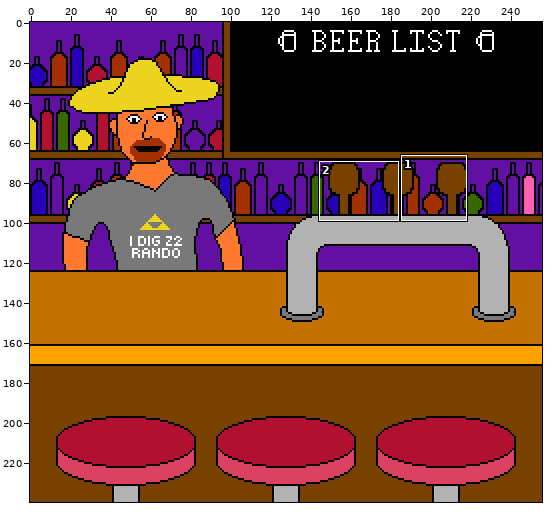
Pixel-art file -- content/bar.ase. Above, an overview of the earlier version with the close-up marked.
Close-up. Before the edit:
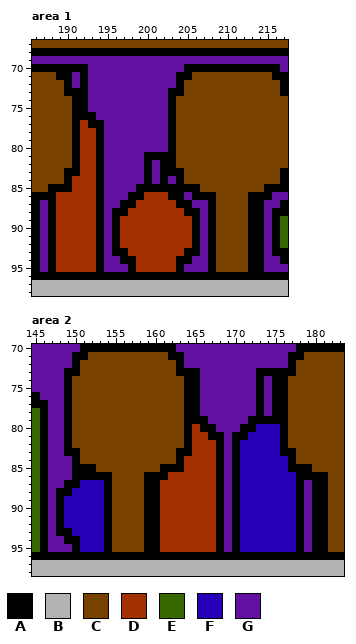
256x240 pixels, 1 frame. Shown: area 1: x 186..217, y 67..98; area 2: x 145..183, y 70..98.
Visible layers, top first: "taps", "stools redo", "Bar", "Hat", "Bartender", "behind".
Palette (. is transparent): A #000000  B #b2b2b2  C #794100  D #a23000  E #386900  F #2800ba  G #6110a2
Pixels before, area 1, first column x 186:
67 CCCCCCCCCCCCCCCCCCCCCCCCCCCCCCCC
68 AAAAAAAAAAAAAAAAAAAAAAAAAAAAAAAA
69 GGGGGGGGGGGGGGGGGGGGGGGGGGGGGGGG
70 AAAAAAAGGGGGGGGGGGGAAAAAAAAAAAAG
71 CCCAAGAGGGGGGGGGGGAACCCCCCCCCCAA
72 CCCCAGAGGGGGGGGGGGACCCCCCCCCCCCA
73 CCCCAAAGGGGGGGGGGAACCCCCCCCCCCCA
74 CCCCCAAGGGGGGGGGGACCCCCCCCCCCCCC
75 CCCCCAAGGGGGGGGGGACCCCCCCCCCCCCC
76 CCCCCAAAGGGGGGGGGACCCCCCCCCCCCCC
77 CCCCCADAAGGGGGGGGACCCCCCCCCCCCCC
78 CCCCCADDAGGGGGGGGACCCCCCCCCCCCCC
79 CCCCCADDAGGGGGGGGACCCCCCCCCCCCCC
80 CCCCCADDAGGGGGGGGACCCCCCCCCCCCCC
81 CCCCCADDAGGGGGAAAACCCCCCCCCCCCCC
82 CCCCCADDAGGGGGAGAACCCCCCCCCCCCCC
83 CCCCAADDAGGGGGAGAAACCCCCCCCCCCCA
84 CCCCADDDAGGGGGAGAGACCCCCCCCCCCCA
85 CCAAADDDAGGGGAAAAAAAACCCCCCCCAAA
86 AAADDDDDAGGGAADDDAAGAAACCCCAAAGG
87 AGADDDDDAGGAADDDDDAAGGACCCCAAGGA
88 AGADDDDDAGAADDDDDDDAAGACCCCAAGAA
89 AGADDDDDAGADDDDDDDDDAGACCCCAAGAE
90 AGADDDDDAGADDDDDDDDDAGACCCCAAGAE
91 AGADDDDDAGADDDDDDDDDAGACCCCAAGAE
92 AGADDDDDAGADDDDDDDDDAGACCCCAAGAE
93 AGADDDDDAGAADDDDDDDAAGACCCCAAGAA
94 AGADDDDDAGGAADDDDDAAGGACCCCAAGGA
95 AGADDDDDAGGGADDDDDAGGGACCCCAAGGG
96 AAAAAAAAAAAAAAAAAAAAAAAAAAAAAAAA
97 BBBBBBBBBBBBBBBBBBBBBBBBBBBBBBBB
98 BBBBBBBBBBBBBBBBBBBBBBBBBBBBBBBB
Pixels before, area 2, first column x 145:
70 GGGGGGAAAAAAAAAAAAGGGGGGGGGGGGGGGAAAAAA
71 GGGGGAACCCCCCCCCCAAGGGGGGGGGGGGGAACCCCC
72 GGGGGACCCCCCCCCCCCAGGGGGGGGGGGGGACCCCCC
73 GGGGAACCCCCCCCCCCCAAAGGGGGGGAAAAACCCCCC
74 GGGGACCCCCCCCCCCCCCAAGGGGGGGAGAACCCCCCC
75 GGGGACCCCCCCCCCCCCCAAGGGGGGGAGAACCCCCCC
76 AGGGACCCCCCCCCCCCCCAAGGGGGGGAGAACCCCCCC
77 AAGGACCCCCCCCCCCCCCAAGGGGGGGAGAACCCCCCC
78 EAGGACCCCCCCCCCCCCCAAGGGGGGGAGAACCCCCCC
79 EAGGACCCCCCCCCCCCCCAAAGGGGGAAAAACCCCCCC
80 EAGGACCCCCCCCCCCCCCADAAGGGAAFFFACCCCCCC
81 EAGGACCCCCCCCCCCCCCADDAAGAAFFFFACCCCCCC
82 EAGGACCCCCCCCCCCCCCADDDAGAFFFFFACCCCCCC
83 EAGGAACCCCCCCCCCCCAADDDAGAFFFFFAACCCCCC
84 EAGGGACCCCCCCCCCCCADDDDAGAFFFFFFACCCCCC
85 EAGGGAAACCCCCCCCAAADDDDAGAFFFFFFAAACCCC
86 EAGGGAAAAACCCCAAADDDDDDAGAFFFFFFFAAAACC
87 EAGGAAFFFACCCCAADDDDDDDAGAFFFFFFFAGAACC
88 EAGAAFFFFACCCCAADDDDDDDAGAFFFFFFFAGAACC
89 EAGAFFFFFACCCCAADDDDDDDAGAFFFFFFFAGAACC
90 EAGAFFFFFACCCCAADDDDDDDAGAFFFFFFFAGAACC
91 EAGAFFFFFACCCCAADDDDDDDAGAFFFFFFFAGAACC
92 EAGAFFFFFACCCCAADDDDDDDAGAFFFFFFFAGAACC
93 EAGAAFFFFACCCCAADDDDDDDAGAFFFFFFFAGAACC
94 EAGGAAFFFACCCCAADDDDDDDAGAFFFFFFFAGAACC
95 EAGGGAFFFACCCCAADDDDDDDAGAFFFFFFFAGAACC
96 AAAAAAAAAAAAAAAAAAAAAAAAAAAAAAAAAAAAAAA
97 BBBBBBBBBBBBBBBBBBBBBBBBBBBBBBBBBBBBBBB
98 BBBBBBBBBBBBBBBBBBBBBBBBBBBBBBBBBBBBBBB
The result:
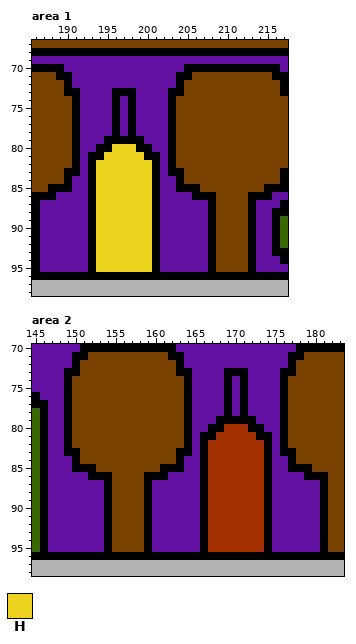
Colours new in this view: H #ebd320
The edit:
Area 1, layer "behind":
y 70: x 190..192 AAA -> GGG
y 71..72: x 192 A -> G
y 73: x 192 A -> G; x 196..198 GGG -> AAA
y 74..75: x 192 A -> G; x 196 G -> A; x 198 G -> A
y 76: x 192..193 AA -> GG; x 196 G -> A; x 198 G -> A
y 77: x 192..194 DAA -> GGG; x 196 G -> A; x 198 G -> A
y 78: x 192..194 DDA -> GGG; x 196 G -> A; x 198 G -> A
y 79: x 192..199 DDAGGGGG -> GGGAAAAA
y 80: x 192..193 DD -> GG; x 195..200 GGGGGG -> AHHHAA
y 81: x 192..193 DD -> GA; x 195..199 GGGGG -> HHHHH; x 202 A -> G
y 82..83: x 192..202 DDAGGGGGAGA -> GAHHHHHHHAG
y 84: x 191..202 DDDAGGGGGAGA -> GGAHHHHHHHAG
y 85: x 191..200 DDDAGGGGAA -> GGAHHHHHHH; x 202..203 AA -> GG
y 86: x 189..204 DDDDDAGGGAADDDAA -> GGGGAHHHHHHHAGGG
y 87: x 188..205 ADDDDDAGGAADDDDDAA -> GGGGGAHHHHHHHAGGGG; x 214 A -> G
y 88: x 188..206 ADDDDDAGAADDDDDDDAA -> GGGGGAHHHHHHHAGGGGG; x 214 A -> G
y 89..92: x 188..206 ADDDDDAGADDDDDDDDDA -> GGGGGAHHHHHHHAGGGGG; x 214 A -> G
y 93: x 188..206 ADDDDDAGAADDDDDDDAA -> GGGGGAHHHHHHHAGGGGG; x 214 A -> G
y 94: x 188..205 ADDDDDAGGAADDDDDAA -> GGGGGAHHHHHHHAGGGG; x 214 A -> G
y 95: x 188..204 ADDDDDAGGGADDDDDA -> GGGGGAHHHHHHHAGGG; x 214 A -> G
Area 2, layer "behind":
y 73: x 165 A -> G; x 169..171 GGG -> AAA; x 173..175 AAA -> GGG
y 74..78: x 165 A -> G; x 169 G -> A; x 171 G -> A; x 173 A -> G; x 175 A -> G
y 79: x 165..166 AA -> GG; x 168..171 GGGG -> AAAA; x 173..175 AAA -> GGG
y 80: x 165..166 DA -> GG; x 168..171 GGGA -> ADDD; x 173..175 FFF -> AGG
y 81: x 165..166 DD -> GA; x 168..175 AGAAFFFF -> DDDDDAAG
y 82..83: x 165..166 DD -> GA; x 168..175 AGAFFFFF -> DDDDDDAG
y 84..85: x 164..166 DDD -> GGA; x 168..176 AGAFFFFFF -> DDDDDDAGG
y 86: x 150..151 AA -> GG; x 162..166 DDDDD -> GGGGA; x 168..178 AGAFFFFFFFA -> DDDDDDAGGGG
y 87: x 149..153 AAFFF -> GGGGG; x 160..166 ADDDDDD -> GGGGGGA; x 168..178 AGAFFFFFFFA -> DDDDDDAGGGG; x 180 A -> G
y 88: x 148..153 AAFFFF -> GGGGGG; x 160..166 ADDDDDD -> GGGGGGA; x 168..178 AGAFFFFFFFA -> DDDDDDAGGGG; x 180 A -> G
y 89..92: x 148..153 AFFFFF -> GGGGGG; x 160..166 ADDDDDD -> GGGGGGA; x 168..178 AGAFFFFFFFA -> DDDDDDAGGGG; x 180 A -> G
y 93: x 148..153 AAFFFF -> GGGGGG; x 160..166 ADDDDDD -> GGGGGGA; x 168..178 AGAFFFFFFFA -> DDDDDDAGGGG; x 180 A -> G
y 94: x 149..153 AAFFF -> GGGGG; x 160..166 ADDDDDD -> GGGGGGA; x 168..178 AGAFFFFFFFA -> DDDDDDAGGGG; x 180 A -> G
y 95: x 150..153 AFFF -> GGGG; x 160..166 ADDDDDD -> GGGGGGA; x 168..178 AGAFFFFFFFA -> DDDDDDAGGGG; x 180 A -> G
Pixel boxes of the changes (left, top, right, bottom) in both close-ups:
changed: (48, 64, 200, 272)
changed: (256, 200, 264, 272)
changed: (152, 368, 320, 552)
changed: (56, 472, 104, 552)
